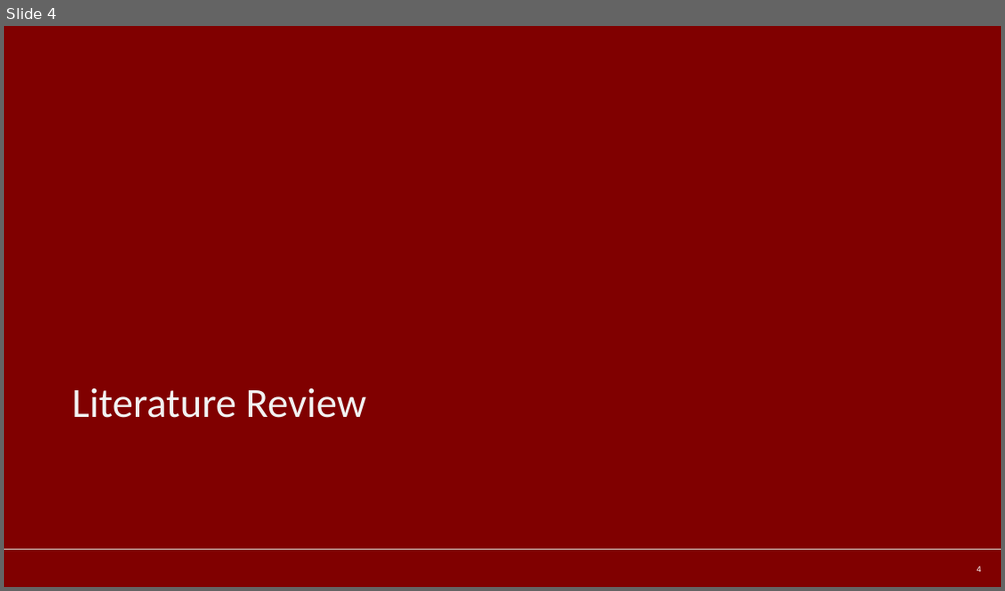
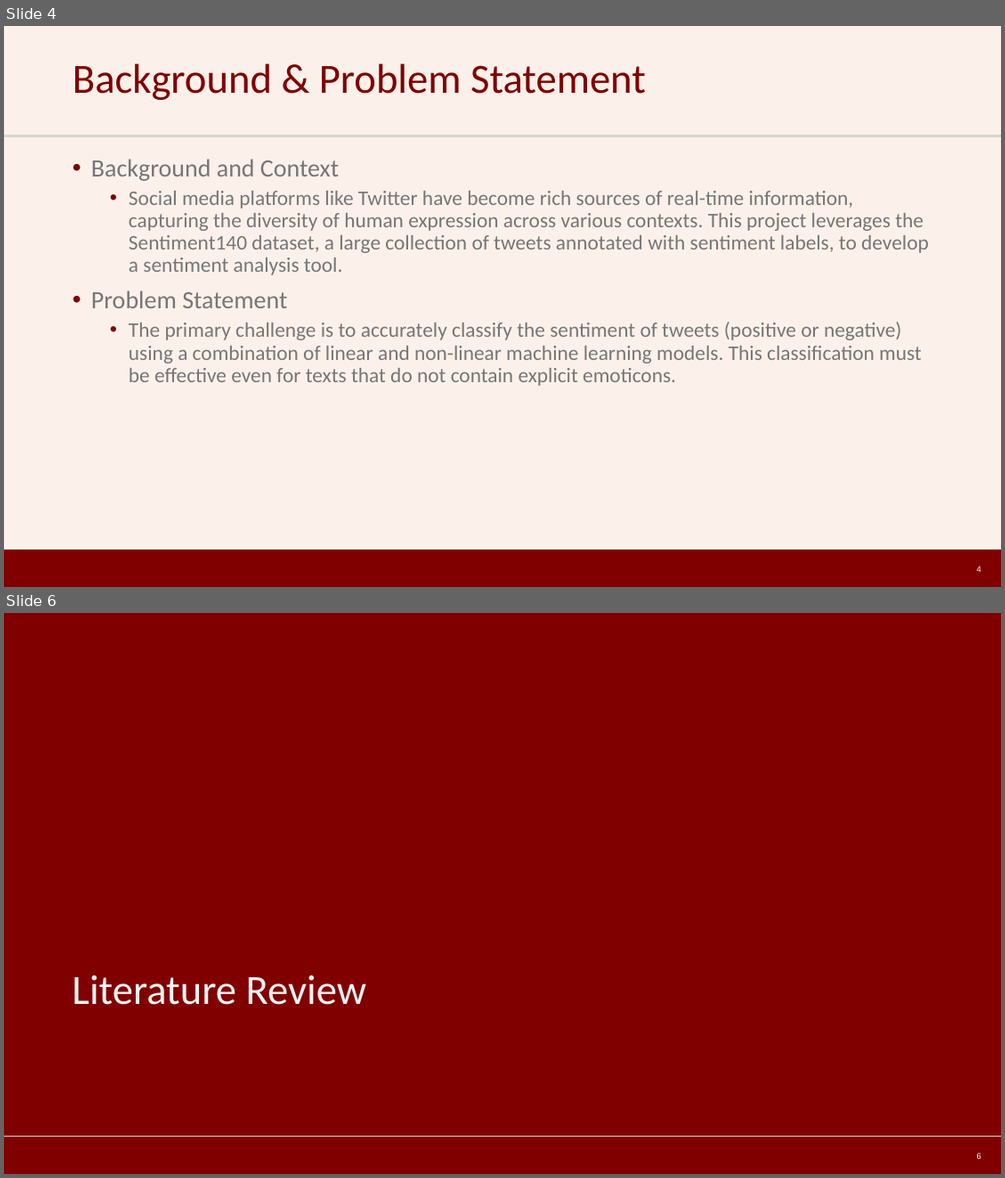
Before and after one commit to allenpavlovich/uchicago-lnm-project, a slide deck: reports/presentations/Uchicago_LNM_Twitter_Sentiment_Unformatted.pptx. Shown one above the other, each under a label of ours: slide 4 before the commit, slides 4 and 6 after it; the slides between them are not shown. The pictures are 1005x591 and 1005x1178 pixels, drawn with LibreOffice and Linux fonts; fonts in the diff are those of the drawing; background and template pictures are left out. Boxes give left, top, right and bottom in pixels: in the first picture for what was removed or moved away, otherwise in the second. Text is boxed around its words. In the diff, an @@ line names an element or a change of style, - is before the commit and + after.

```diff
--- a/reports/presentations/Uchicago_LNM_Twitter_Sentiment_Unformatted.pptx
+++ b/reports/presentations/Uchicago_LNM_Twitter_Sentiment_Unformatted.pptx
@@ slide 4 added at [4,26,1001,587], background #FBE5D6 at 50% opacity; not listed: 3 template elements that a slide beside it also shows @@
@@ title added at [73,63,646,100], 40 pt, text #800000 @@
+Background & Problem Statement
@@ text added at [91,159,929,386], 20 pt, text #767676 @@
+• Background and Context
+  • Social media platforms like Twitter have become rich sources of real-time information, capturing the diversity of human expression across various contexts. This project leverages the Sentiment140 dataset, a large collection of tweets annotated with sentiment labels, to develop a sentiment analysis tool.
+• Problem Statement
+  • The primary challenge is to accurately classify the sentiment of tweets (positive or negative) using a combination of linear and non-linear machine learning models. This classification must be effective even for texts that do not contain explicit emoticons.
@@ page number added at [977,566,981,572], 8 pt, text #FFFFFF @@
+4
@@ what was slide 4 is now slide 6 @@
@@ page number at [977,1152,981,1159]: text changed @@
-4
+6
```
Also in this commit, not shown: 1 slide changed, 11 other slides added.
